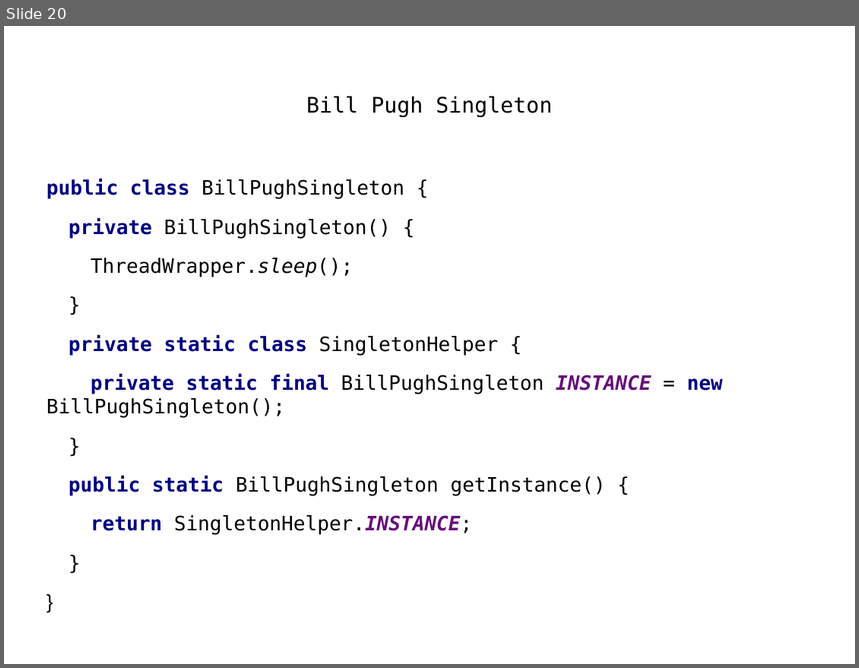
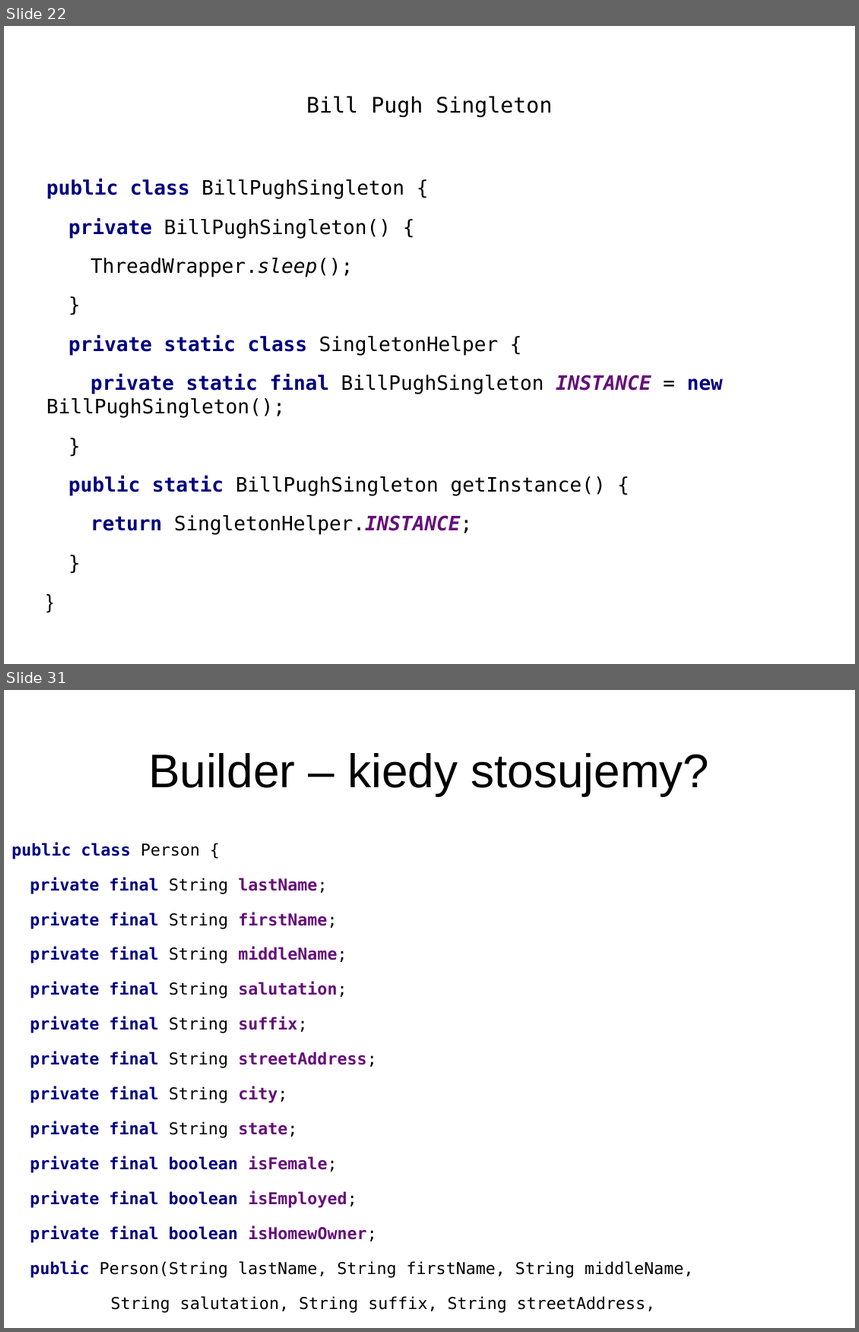
Before and after one commit to anicos/wzorce-projektowe-prezentacja, a slide deck: Part_1.odp. Shown one above the other, each under a label of ours: slide 20 before the commit, slides 22 and 31 after it; the slides between them are not shown. The pictures are 859x668 and 859x1332 pixels, drawn with LibreOffice and Linux fonts; fonts in the diff are those of the drawing. Boxes give left, top, right and bottom in pixels: in the first picture for what was removed or moved away, otherwise in the second. Text is boxed around its words. In the diff, an @@ line names an element or a change of style, - is before the commit and + after.

```diff
--- a/Part_1.odp
+++ b/Part_1.odp
@@ slide 31 added at <box>4,690,855,1328</box>, background #FFFFFF @@
@@ title added at <box>148,753,709,796</box>, 44 pt, text #000000 @@
+Builder – kiedy stosujemy?
@@ text added at <box>12,842,693,1313</box>, 15.3 pt, text #000000, bold @@
+public class Person {
+private final String lastName;
+private final String firstName;
+private final String middleName;
+private final String salutation;
+private final String suffix;
+private final String streetAddress;
+private final String city;
+private final String state;
+private final boolean isFemale;
+private final boolean isEmployed;
+private final boolean isHomewOwner;
+public Person(String lastName, String firstName, String middleName,
+String salutation, String suffix, String streetAddress,
+String city, String state, boolean isFemale, boolean isEmployed, boolean isHomewOwner) {}
+}
@@ what was slide 20 is now slide 22 @@
```
Also in this commit, not shown: 1 slide changed, 28 other slides added, 1 other file.
